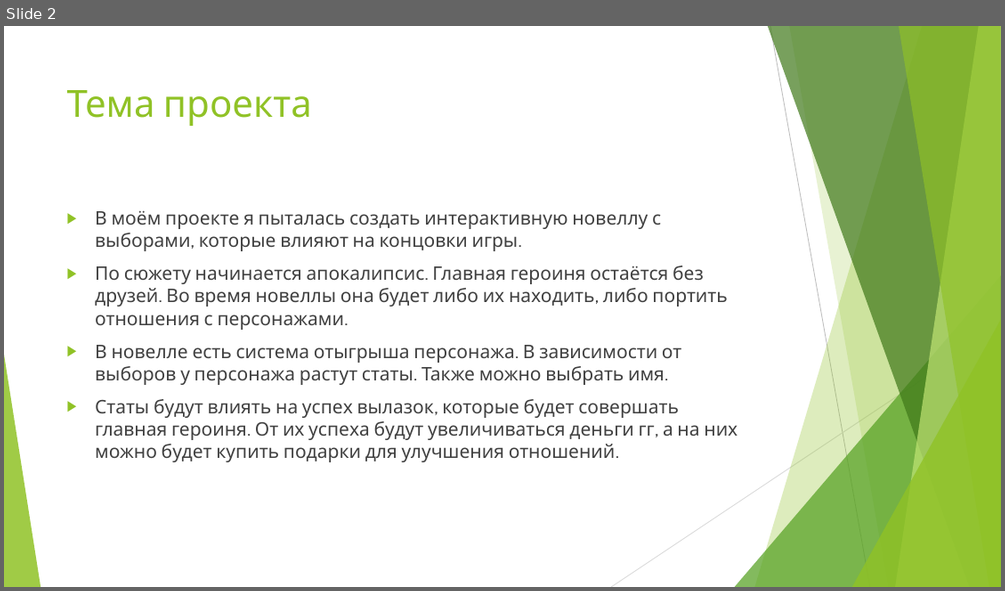
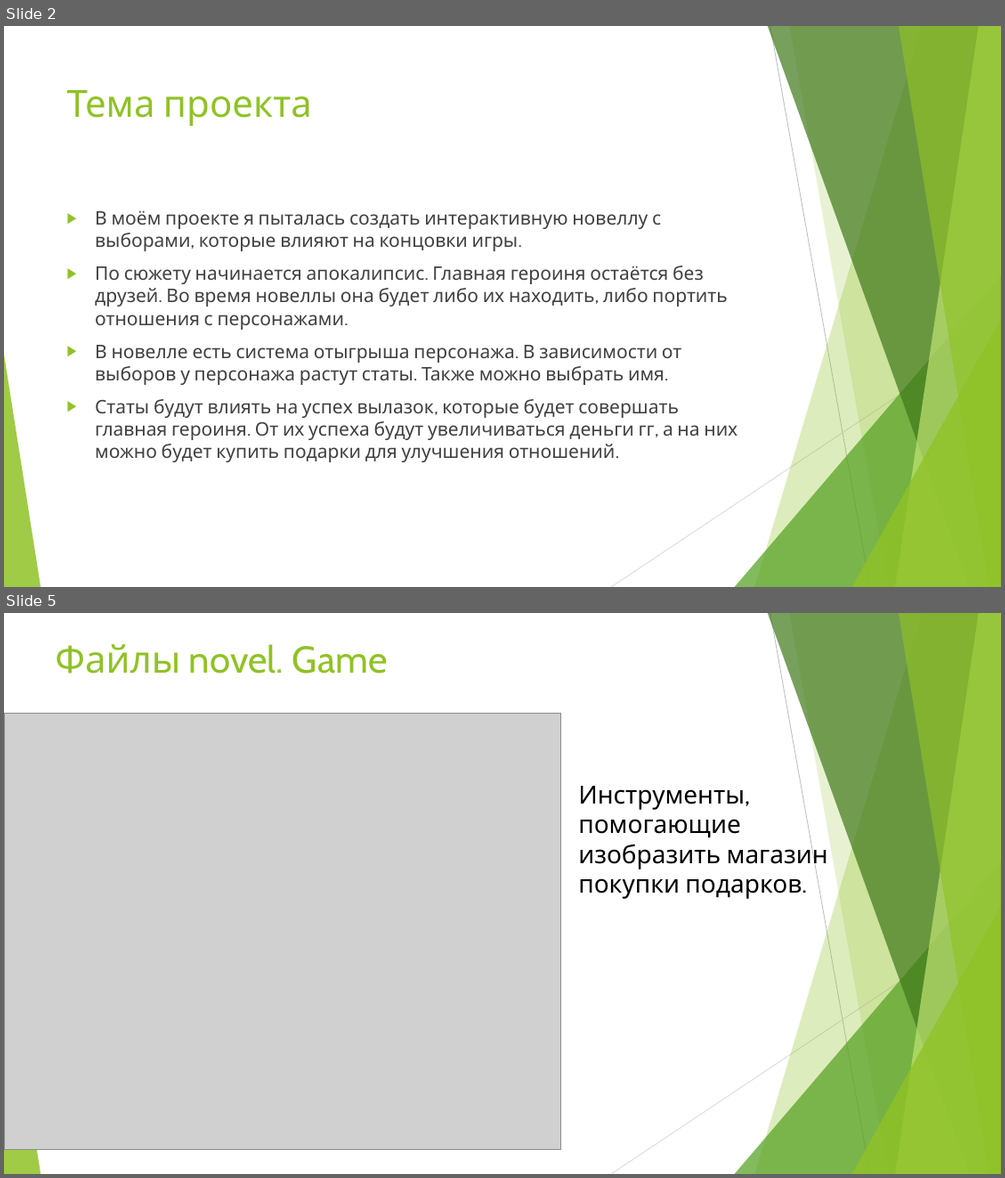
Before and after one commit to SchoolCode2425Mumladze/Gudkova, a slide deck: Новелла.pptx. Shown one above the other, each under a label of ours: slide 2 before the commit, slides 2 and 5 after it; the slides between them are not shown. The pictures are 1005x591 and 1005x1178 pixels, drawn with LibreOffice and Linux fonts; fonts in the diff are those of the drawing; grey boxes stand for pictures. Boxes give left, top, right and bottom in pixels: in the first picture for what was removed or moved away, otherwise in the second. Text is boxed around its words. In the diff, an @@ line names an element or a change of style, - is before the commit and + after.

```diff
--- a/Новелла.pptx
+++ b/Новелла.pptx
@@ slide 5 added at box(4, 613, 1001, 1174), background #FFFFFF; not listed: 10 template elements that a slide beside it also shows @@
@@ title added at box(55, 644, 388, 674), 36 pt, text #90C226 @@
+Файлы novel. Game
@@ picture added at box(4, 713, 560, 1149) @@
@@ text added at box(578, 786, 828, 899), 24 pt, text #000000 @@
+Инструменты, помогающие изобразить магазин покупки подарков.
```
Also in this commit, not shown: 1 slide changed, 5 other slides added, 1 slide removed, 22 other files.
